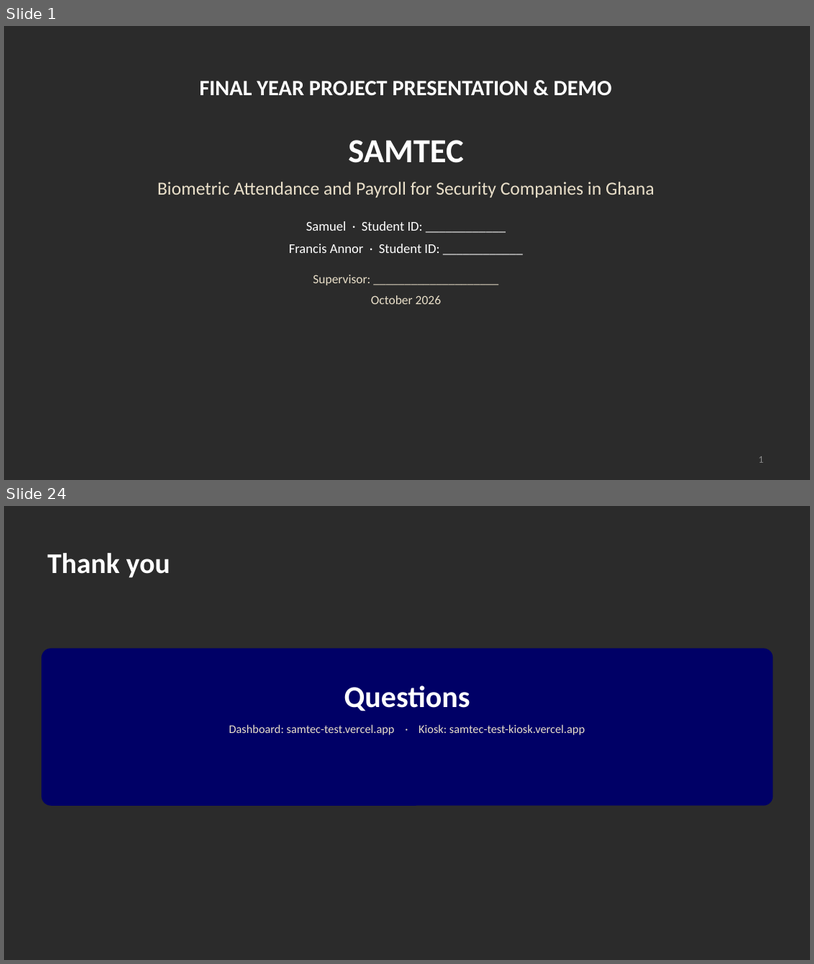
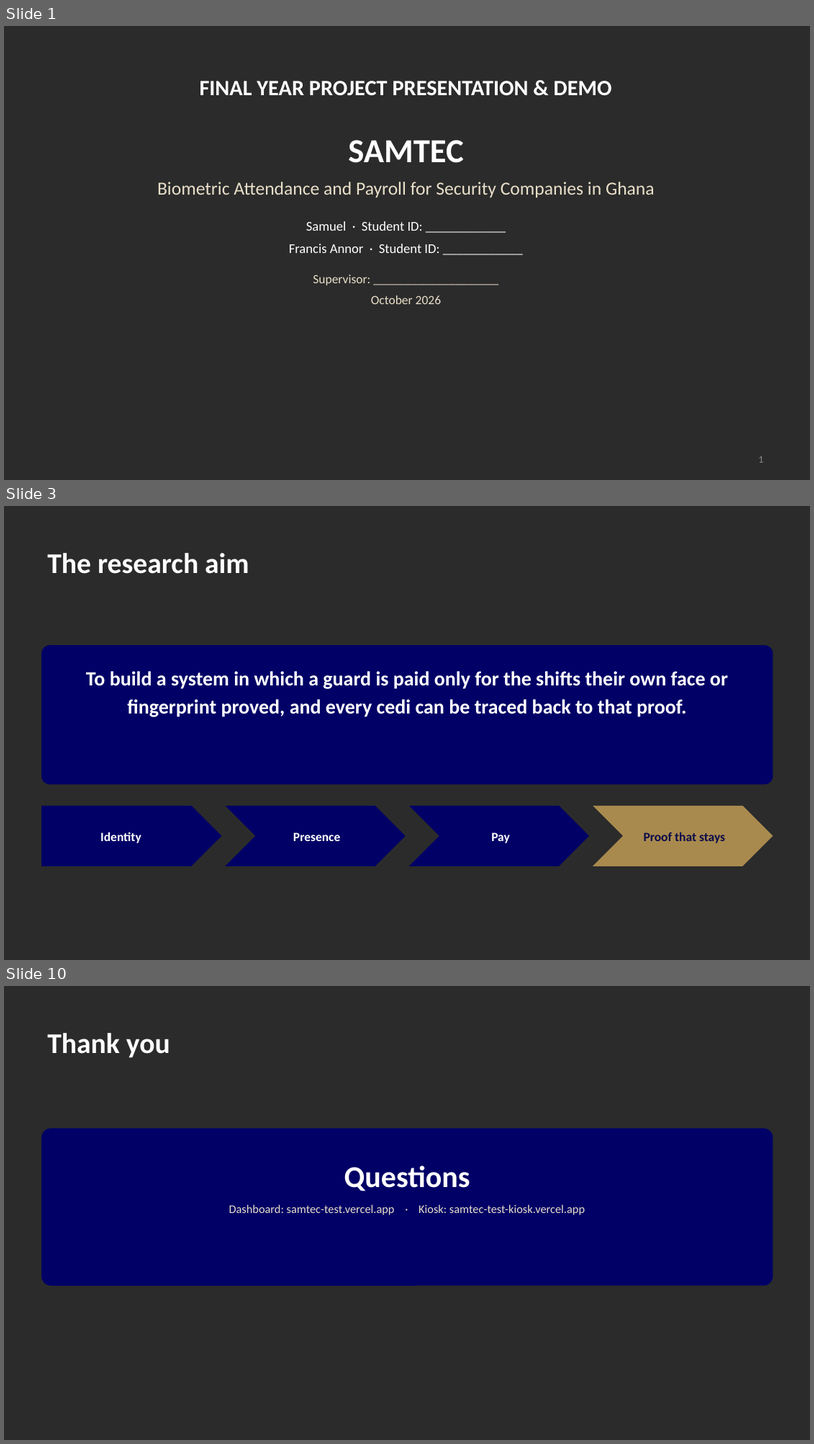
Before and after one commit to TEAM-DEVV/samtec-security-system, a slide deck: docs/guides/SAMTEC-defence-slides.pptx. Shown one above the other, each under a label of ours: slides 1 and 24 before the commit, slides 1, 3 and 10 after it; the slides between them are not shown. The pictures are 814x964 and 814x1444 pixels, drawn with LibreOffice and Linux fonts; fonts in the diff are those of the drawing; background and template pictures are left out; a plain dark background stands for a picture behind light text. Boxes give left, top, right and bottom in pixels: in the first picture for what was removed or moved away, otherwise in the second. Text is boxed around its words. In the diff, an @@ line names an element or a change of style, - is before the commit and + after.

```diff
--- a/docs/guides/SAMTEC-defence-slides.pptx
+++ b/docs/guides/SAMTEC-defence-slides.pptx
@@ slide 3 added at (4, 506, 810, 960), background picture (left out) @@
@@ title added at (47, 553, 249, 574), 34 pt, text #FFFFFF, bold @@
+The research aim
@@ rounded rectangle added at (41, 645, 774, 784), fill #000066 @@
@@ text added at (86, 671, 728, 717), 24 pt, text #FFFFFF, bold @@
+To build a system in which a guard is paid only for the shifts their own face or fingerprint proved, and every cedi can be traced back to that proof.
@@ pentagon arrow added at (41, 806, 221, 866), fill #000066, 15 pt, text #FFFFFF, bold @@
+Identity
@@ chevron added at (226, 806, 406, 866), fill #000066, 15 pt, text #FFFFFF, bold @@
+Presence
@@ chevron added at (409, 806, 589, 866), fill #000066, 15 pt, text #FFFFFF, bold @@
+Pay
@@ chevron added at (593, 806, 774, 866), fill #A98A4E, 15 pt, text #0B0B4A, bold @@
+Proof that stays
@@ what was slide 24 is now slide 10 @@
```
Also in this commit, not shown: 2 slides changed, 5 other slides added, 20 slides removed, 1 other file.
